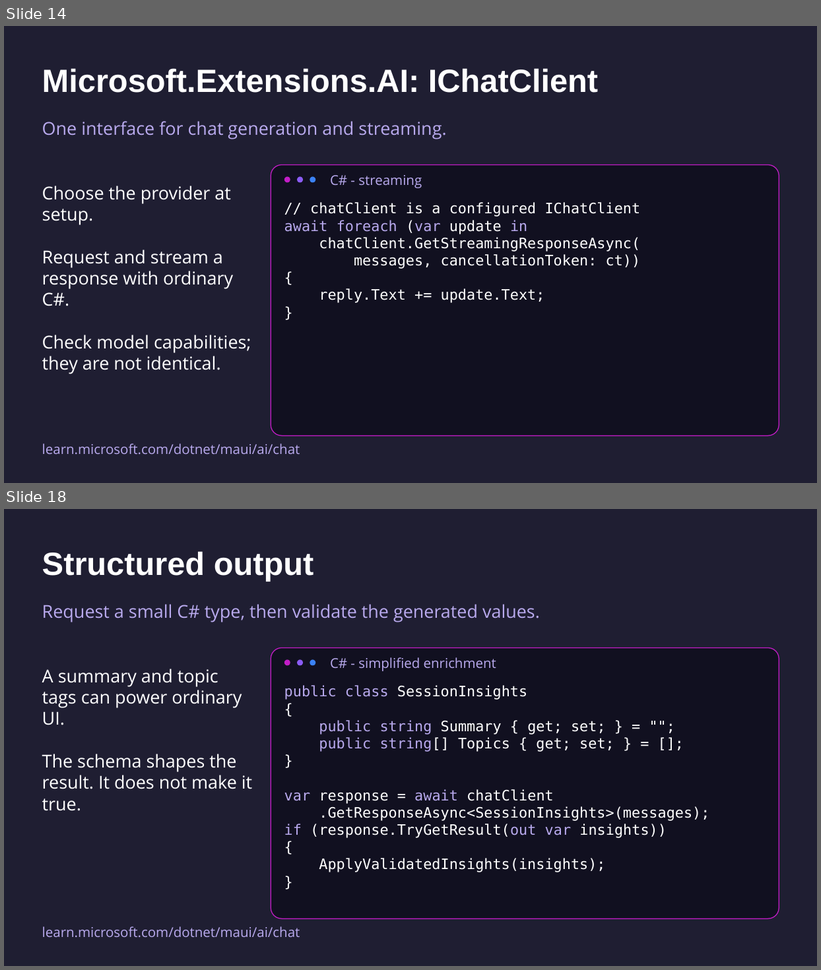
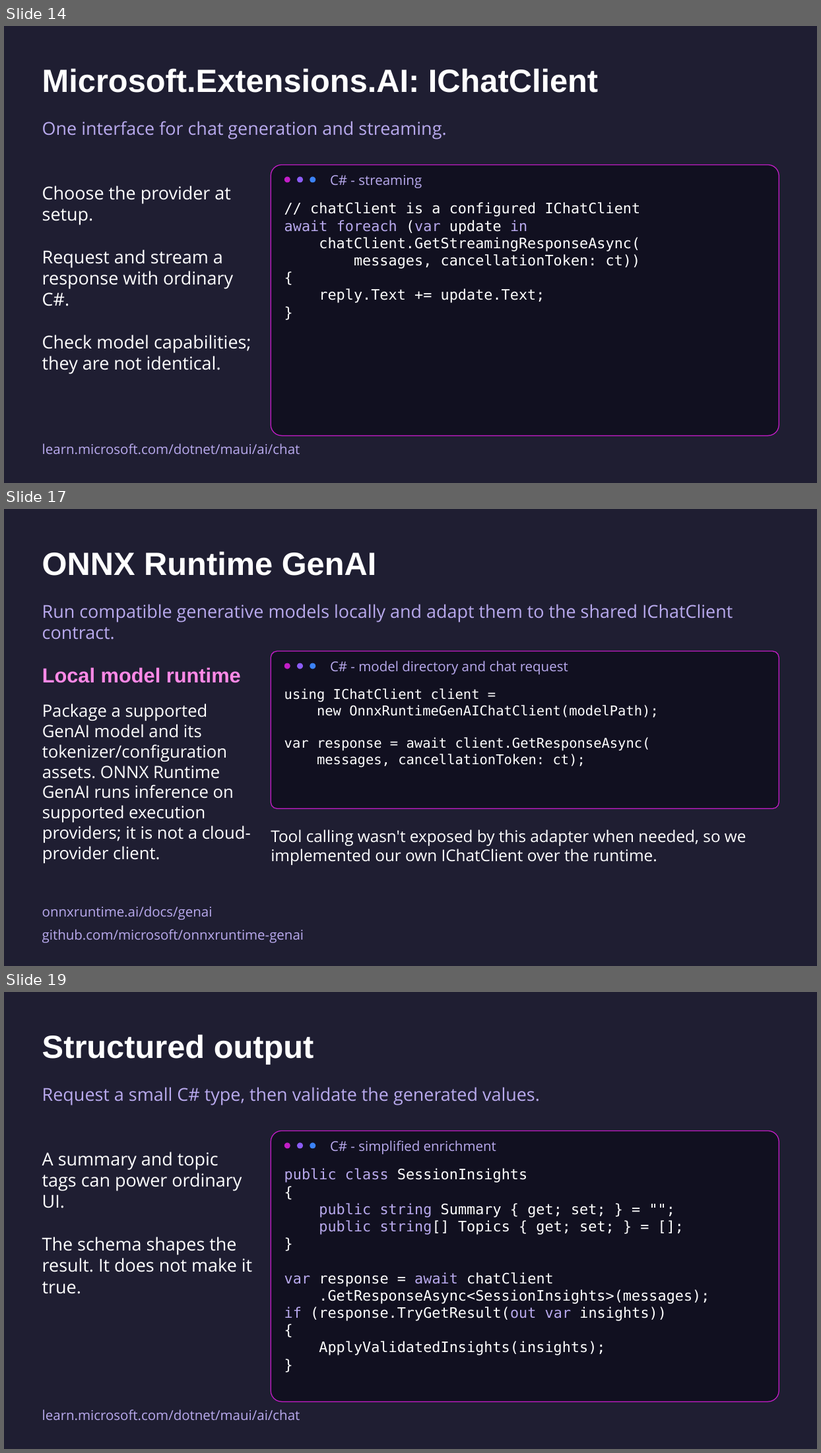
Before and after one commit to mattleibow/dotnetconf2026, a slide deck: slides.pptx. Shown one above the other, each under a label of ours: slides 14 and 18 before the commit, slides 14, 17 and 19 after it; the slides between them are not shown. The pictures are 821x970 and 821x1453 pixels, drawn with LibreOffice and Linux fonts; fonts in the diff are those of the drawing. Boxes give left, top, right and bottom in pixels: in the first picture for what was removed or moved away, otherwise in the second. Text is boxed around its words. In the diff, an @@ line names an element or a change of style, - is before the commit and + after.

```diff
--- a/slides.pptx
+++ b/slides.pptx
@@ slide 17 added at (4, 509, 817, 966), background #1F1E32 @@
@@ text added at (42, 551, 377, 576), 38 pt, text #FFFFFF, bold @@
+ONNX Runtime GenAI
@@ text added at (42, 604, 733, 640), 21 pt, text #B9AAEE @@
+Run compatible generative models locally and adapt them to the shared IChatClient contract.
@@ rounded rectangle added at (271, 651, 780, 809), fill #111020, outline #512BD4 1 pt @@
@@ ellipse added at (284, 663, 290, 669), fill #C21DC6 @@
@@ ellipse added at (298, 663, 304, 669), fill #8B5CF6 @@
@@ ellipse added at (310, 663, 316, 669), fill #3B82F6 @@
@@ text added at (330, 661, 568, 675), 16 pt, text #B9AAEE @@
+C# - model directory and chat request
@@ text added at (42, 667, 241, 683), 24 pt, text #FF89E7, bold @@
+Local model runtime
@@ text added at (42, 704, 251, 863), 20 pt, text #FFFFFF @@
+Package a supported GenAI model and its tokenizer/configuration assets. ONNX Runtime GenAI runs inference on supported execution providers; it is not a cloud-provider client.
@@ text added at (284, 689, 659, 768), 16 pt, text #FFFFFF @@
+using IChatClient client =
+new OnnxRuntimeGenAIChatClient(modelPath);
+var response = await client.GetResponseAsync(
+messages, cancellationToken: ct);
@@ text added at (271, 830, 746, 865), 19 pt, text #FFFFFF @@
+Tool calling wasn't exposed by this adapter when needed, so we implemented our own IChatClient over the runtime.
@@ text added at (42, 906, 213, 920), 16 pt, text #B9AAEE @@
+onnxruntime.ai/docs/genai
@@ text added at (42, 929, 304, 943), 16 pt, text #B9AAEE @@
+github.com/microsoft/onnxruntime-genai
@@ what was slide 18 is now slide 19 @@
```
Also in this commit, not shown: 3 slides changed, 1 other slide added, 1 slide removed.
